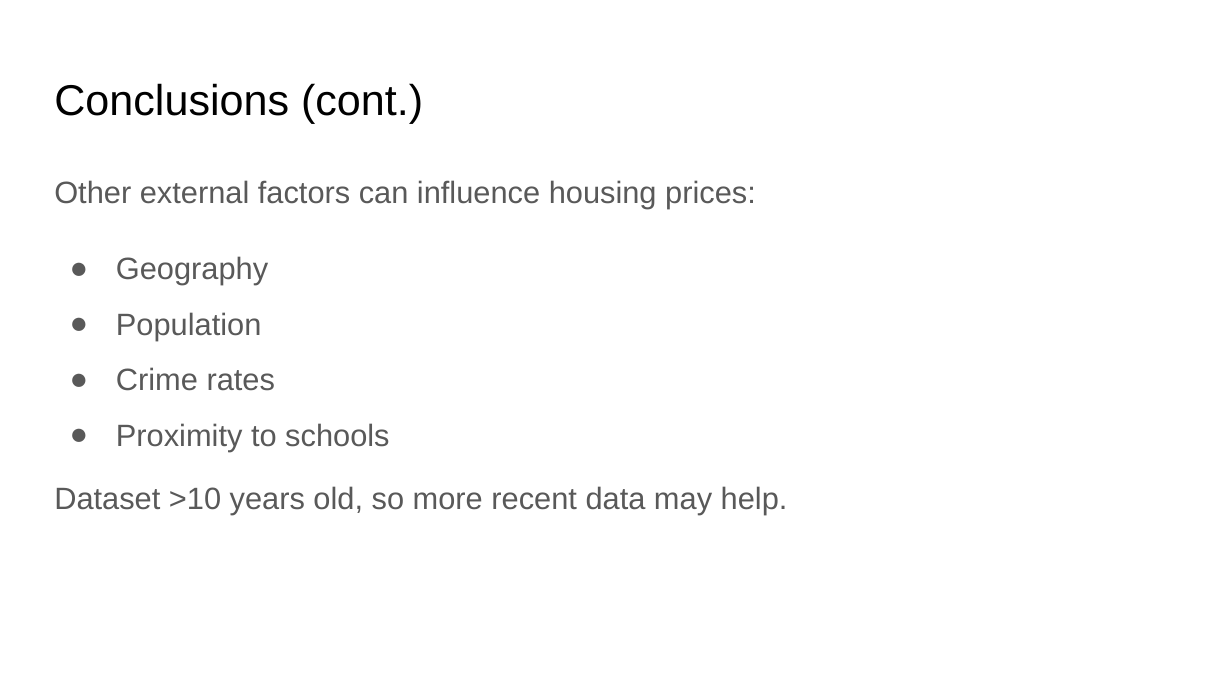
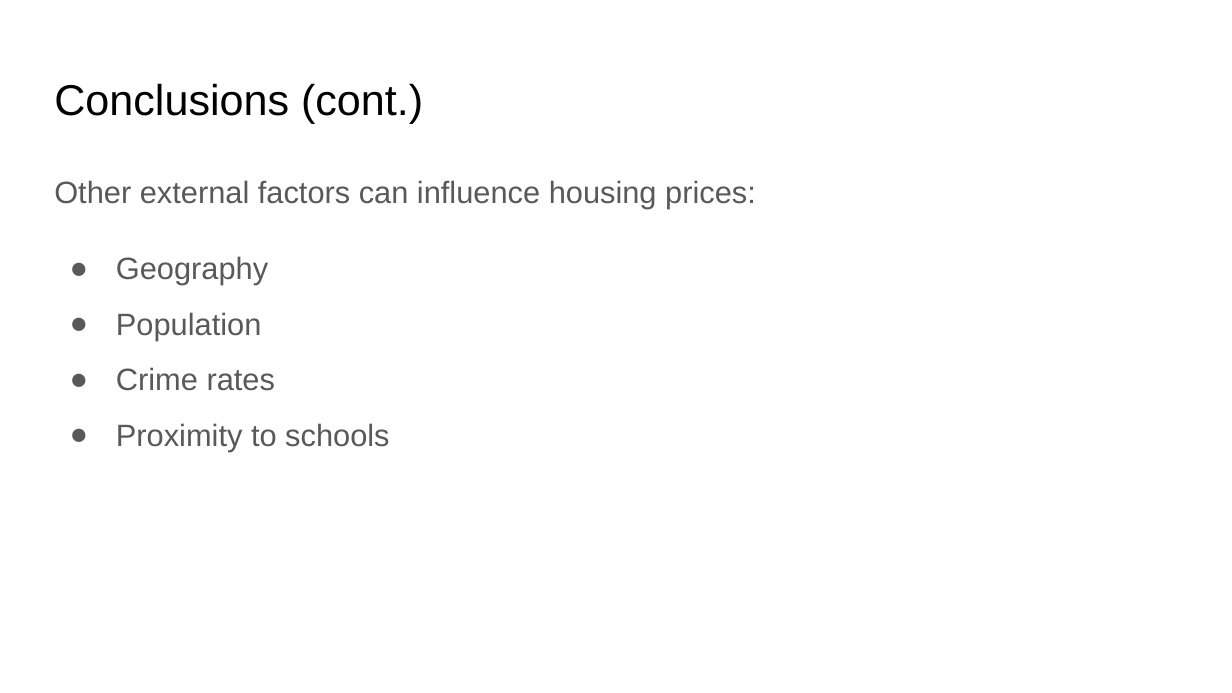
Before and after one commit to smaxwell953/Springboard_DSC_Career_Track, a slide deck: slide 16 of Capstone 2/Capstone Presentation.pptx (slide 14 before the commit). Drawn at 1232x693 pixels with LibreOffice and Linux fonts; fonts in the diff are those of the drawing. Boxes give left, top, right and bottom in pixels: in the first picture for what was removed or moved away, otherwise in the second. Text is boxed around its words. In the diff, an @@ line names an element or a change of style, - is before the commit and + after.

```diff
--- a/Capstone 2/Capstone Presentation.pptx
+++ b/Capstone 2/Capstone Presentation.pptx
@@ text at [54, 486, 788, 514]: paragraph removed @@
-Dataset >10 years old, so more recent data may help.
```
Also in this commit, not shown: 5 other slides changed, 3 slides added, 1 other file.
